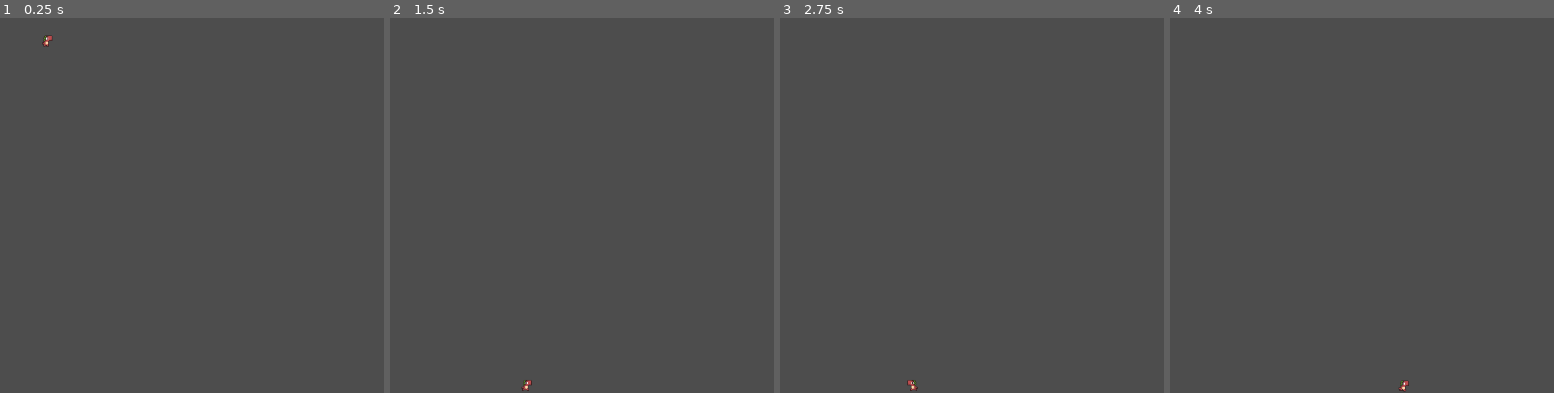
Above: before the commit, frames 1-4 (left to right).
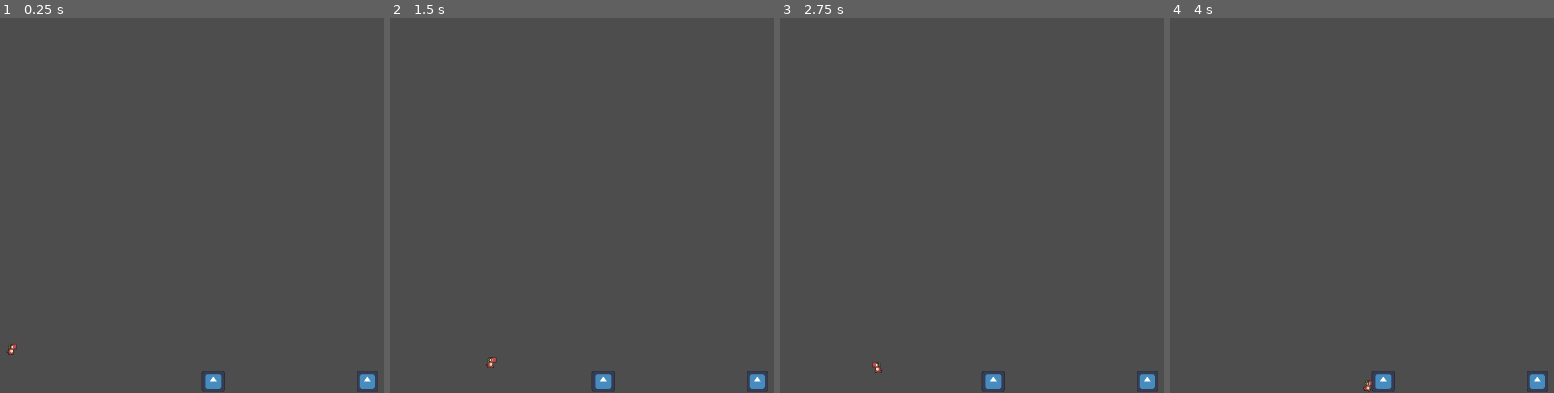
Above: after the commit, the same moments.

Repository: Chvrd0/Tricontinental-CC5408
Game: Godot game, scene res://Portal/nivelPrueba/nivel.tscn
Same seed, same stepped clock (60 frames per second), same inputs: the game is played once before the commit and once after it. The engine's default icon, where the game draws it, is replaced by a stand-in: a white triangle on a blue panel in a dark square.
Inputs:
- Up to frame 1 (0.25 s): no input
- Up to frame 2 (1.5 s): hold D (move_right) from 0.53 s (still down); tap Space (jump) at 0.6, 0.77, 1.07, 1.35 s; tap Enter at 1.25 s
- Up to frame 3 (2.75 s): tap Space (jump) at 1.52, 1.82, 2, 2.1 s; release D (move_right) at 2.03 s; hold A (move_left) from 2.03 s (still down)
- Up to frame 4 (4 s): release A (move_left) at 2.78 s; hold D (move_right) from 2.78 s (still down); tap Space (jump) at 2.85, 3.02, 3.32, 3.6, 3.77 s; tap Enter at 3.5 s

The runs differ from the first frame. In frame 1, 0.5% of the frame differs, in the area x 1-99%, y 4-100%; in frame 2, 0.5%; in frame 3, 0.5%; in frame 4, 0.5%.

Commit message:
Feat: Creacion de nodo Portal de Salida

Diff:
--- a/portales/Player/player.tscn
+++ b/portales/Player/player.tscn
@@ -1,9 +1,48 @@
-[gd_scene load_steps=17 format=3 uid="uid://cde78dlgk1acq"]
+[gd_scene load_steps=18 format=3 uid="uid://cde78dlgk1acq"]
 
 [ext_resource type="Script" uid="uid://u2mcj52ixqjs" path="res://Player/player.gd" id="1_4ntmi"]
 [ext_resource type="Texture2D" uid="uid://d3jraieq2cpdr" path="res://sprites/female/mort/base/idle.png" id="2_btcbx"]
 [ext_resource type="Texture2D" uid="uid://bj5uppgthqr12" path="res://sprites/female/mort/base/move.png" id="3_btcbx"]
 [ext_resource type="Texture2D" uid="uid://cqm0kj8rhjexy" path="res://sprites/female/mort/base/jump.png" id="4_gwnis"]
+
+[sub_resource type="Animation" id="Animation_k53q1"]
+length = 0.001
+tracks/0/type = "value"
+tracks/0/imported = false
+tracks/0/enabled = true
+tracks/0/path = NodePath("pivot/Sprite2D:frame_coords")
+tracks/0/interp = 1
+tracks/0/loop_wrap = true
+tracks/0/keys = {
+"times": PackedFloat32Array(0),
+"transitions": PackedFloat32Array(1),
+"update": 1,
+"values": [Vector2i(0, 0)]
+}
+tracks/1/type = "value"
+tracks/1/imported = false
+tracks/1/enabled = true
+tracks/1/path = NodePath("pivot/Sprite2D:texture")
+tracks/1/interp = 1
+tracks/1/loop_wrap = true
+tracks/1/keys = {
+"times": PackedFloat32Array(0),
+"transitions": PackedFloat32Array(1),
+"update": 1,
+"values": [ExtResource("2_btcbx")]
+}
+tracks/2/type = "value"
+tracks/2/imported = false
+tracks/2/enabled = true
+tracks/2/path = NodePath("pivot/Sprite2D:hframes")
+tracks/2/interp = 1
+tracks/2/loop_wrap = true
+tracks/2/keys = {
+"times": PackedFloat32Array(0),
+"transitions": PackedFloat32Array(1),
+"update": 1,
+"values": [6]
+}
 
 [sub_resource type="Animation" id="Animation_gwnis"]
 resource_name = "idle"
@@ -47,43 +86,45 @@
 "values": [3]
 }
 
-[sub_resource type="Animation" id="Animation_k53q1"]
-length = 0.001
-tracks/0/type = "value"
-tracks/0/imported = false
-tracks/0/enabled = true
-tracks/0/path = NodePath("pivot/Sprite2D:frame_coords")
-tracks/0/interp = 1
-tracks/0/loop_wrap = true
-tracks/0/keys = {
-"times": PackedFloat32Array(0),
-"transitions": PackedFloat32Array(1),
-"update": 1,
-"values": [Vector2i(0, 0)]
-}
-tracks/1/type = "value"
-tracks/1/imported = false
-tracks/1/enabled = true
-tracks/1/path = NodePath("pivot/Sprite2D:texture")
-tracks/1/interp = 1
-tracks/1/loop_wrap = true
-tracks/1/keys = {
-"times": PackedFloat32Array(0),
-"transitions": PackedFloat32Array(1),
-"update": 1,
-"values": [ExtResource("2_btcbx")]
-}
-tracks/2/type = "value"
-tracks/2/imported = false
-tracks/2/enabled = true
-tracks/2/path = NodePath("pivot/Sprite2D:hframes")
-tracks/2/interp = 1
-tracks/2/loop_wrap = true
-tracks/2/keys = {
-"times": PackedFloat32Array(0),
-"transitions": PackedFloat32Array(1),
-"update": 1,
-"values": [6]
+[sub_resource type="Animation" id="Animation_vtle1"]
+resource_name = "jump"
+length = 2.0
+step = 0.3
+tracks/0/type = "value"
+tracks/0/imported = false
+tracks/0/enabled = true
+tracks/0/path = NodePath("pivot/Sprite2D:texture")
+tracks/0/interp = 1
+tracks/0/loop_wrap = true
+tracks/0/keys = {
+"times": PackedFloat32Array(0),
+"transitions": PackedFloat32Array(1),
+"update": 1,
+"values": [ExtResource("4_gwnis")]
+}
+tracks/1/type = "value"
+tracks/1/imported = false
+tracks/1/enabled = true
+tracks/1/path = NodePath("pivot/Sprite2D:hframes")
+tracks/1/interp = 1
+tracks/1/loop_wrap = true
+tracks/1/keys = {
+"times": PackedFloat32Array(0),
+"transitions": PackedFloat32Array(1),
+"update": 1,
+"values": [4]
+}
+tracks/2/type = "value"
+tracks/2/imported = false
+tracks/2/enabled = true
+tracks/2/path = NodePath("pivot/Sprite2D:frame_coords")
+tracks/2/interp = 1
+tracks/2/loop_wrap = true
+tracks/2/keys = {
+"times": PackedFloat32Array(0, 0.3, 0.6),
+"transitions": PackedFloat32Array(1, 1, 1),
+"update": 1,
+"values": [Vector2i(0, 0), Vector2i(1, 0), Vector2i(2, 0)]
 }
 
 [sub_resource type="Animation" id="Animation_fhl08"]
@@ -126,47 +167,6 @@
 "transitions": PackedFloat32Array(1, 1, 1, 1, 1, 1),
 "update": 1,
 "values": [Vector2i(0, 0), Vector2i(1, 0), Vector2i(2, 0), Vector2i(3, 0), Vector2i(4, 0), Vector2i(5, 0)]
-}
-
-[sub_resource type="Animation" id="Animation_vtle1"]
-resource_name = "jump"
-length = 2.0
-step = 0.3
-tracks/0/type = "value"
-tracks/0/imported = false
-tracks/0/enabled = true
-tracks/0/path = NodePath("pivot/Sprite2D:texture")
-tracks/0/interp = 1
-tracks/0/loop_wrap = true
-tracks/0/keys = {
-"times": PackedFloat32Array(0),
-"transitions": PackedFloat32Array(1),
-"update": 1,
-"values": [ExtResource("4_gwnis")]
-}
-tracks/1/type = "value"
-tracks/1/imported = false
-tracks/1/enabled = true
-tracks/1/path = NodePath("pivot/Sprite2D:hframes")
-tracks/1/interp = 1
-tracks/1/loop_wrap = true
-tracks/1/keys = {
-"times": PackedFloat32Array(0),
-"transitions": PackedFloat32Array(1),
-"update": 1,
-"values": [4]
-}
-tracks/2/type = "value"
-tracks/2/imported = false
-tracks/2/enabled = true
-tracks/2/path = NodePath("pivot/Sprite2D:frame_coords")
-tracks/2/interp = 1
-tracks/2/loop_wrap = true
-tracks/2/keys = {
-"times": PackedFloat32Array(0, 0.3, 0.6),
-"transitions": PackedFloat32Array(1, 1, 1),
-"update": 1,
-"values": [Vector2i(0, 0), Vector2i(1, 0), Vector2i(2, 0)]
 }
 
 [sub_resource type="AnimationLibrary" id="AnimationLibrary_vtle1"]
@@ -202,6 +202,9 @@
 radius = 7.0
 height = 18.0
 
+[sub_resource type="RectangleShape2D" id="RectangleShape2D_gwnis"]
+size = Vector2(4, 9)
+
 [node name="Player" type="CharacterBody2D"]
 script = ExtResource("1_4ntmi")
 
@@ -224,3 +227,9 @@
 texture_filter = 1
 texture = ExtResource("2_btcbx")
 hframes = 6
+
+[node name="hitboxPortal" type="Area2D" parent="."]
+
+[node name="CollisionShape2D" type="CollisionShape2D" parent="hitboxPortal"]
+position = Vector2(0, 4.5)
+shape = SubResource("RectangleShape2D_gwnis")
--- a/portales/Portal/Nodo/portal.tscn
+++ b/portales/Portal/Nodo/portal.tscn
@@ -4,20 +4,20 @@
 [ext_resource type="Texture2D" uid="uid://bhr7sic523hxc" path="res://icon.svg" id="2_ylrkh"]
 
 [sub_resource type="RectangleShape2D" id="RectangleShape2D_hgvv3"]
-size = Vector2(10, 41.25)
+size = Vector2(6, 15)
 
-[node name="Portal" type="Node2D"]
-position = Vector2(4, 4)
+[node name="Portal" type="Node2D" groups=["portalEntrada"]]
 script = ExtResource("1_8rctx")
 metadata/_edit_group_ = true
 
 [node name="Sprite2D" type="Sprite2D" parent="."]
-position = Vector2(-4, -4)
+position = Vector2(9.536743e-07, 9.536743e-07)
+scale = Vector2(0.261, 0.242)
 texture = ExtResource("2_ylrkh")
 
 [node name="Area2D" type="Area2D" parent="."]
 
 [node name="CollisionShape2D" type="CollisionShape2D" parent="Area2D"]
-position = Vector2(-4, 39.625)
+position = Vector2(0, 7.5)
 shape = SubResource("RectangleShape2D_hgvv3")
 debug_color = Color(0.16234034, 0.64468575, 0, 0.41960785)
--- /dev/null
+++ b/portales/Portal/Nodo/portalSalida.tscn
@@ -0,0 +1,21 @@
+[gd_scene load_steps=4 format=3 uid="uid://ccnqpatetrj6x"]
+
+[ext_resource type="Script" uid="uid://badq3qn4macuc" path="res://Portal/Script/portal_salida.gd" id="1_bo5ia"]
+[ext_resource type="Texture2D" uid="uid://bhr7sic523hxc" path="res://icon.svg" id="1_cdewl"]
+
+[sub_resource type="RectangleShape2D" id="RectangleShape2D_bo5ia"]
+size = Vector2(5, 15)
+
+[node name="PortalSalida" type="Node2D" groups=["portalSalida"]]
+script = ExtResource("1_bo5ia")
+
+[node name="Sprite2D" type="Sprite2D" parent="."]
+scale = Vector2(0.242, 0.242)
+texture = ExtResource("1_cdewl")
+
+[node name="Area2D" type="Area2D" parent="."]
+
+[node name="CollisionShape2D" type="CollisionShape2D" parent="Area2D"]
+position = Vector2(0, 7.5)
+shape = SubResource("RectangleShape2D_bo5ia")
+debug_color = Color(0.9125069, 9.722412e-05, 0.72473234, 0.41960785)
--- a/portales/Portal/Script/portal.gd
+++ b/portales/Portal/Script/portal.gd
@@ -1 +1,4 @@
 extends Node2D
+
+func _ready() -> void:
+	print(get_tree().get_nodes_in_group("portalSalida").size())
--- /dev/null
+++ b/portales/Portal/Script/portal_salida.gd
@@ -0,0 +1,4 @@
+extends Node2D
+
+func _ready() -> void:
+	print(get_tree().get_nodes_in_group("portalEntrada").size())
--- a/portales/Portal/nivelPrueba/nivel.tscn
+++ b/portales/Portal/nivelPrueba/nivel.tscn
@@ -1,6 +1,8 @@
-[gd_scene load_steps=4 format=3 uid="uid://ckbv7up2dhrsl"]
+[gd_scene load_steps=6 format=3 uid="uid://ckbv7up2dhrsl"]
 
 [ext_resource type="PackedScene" uid="uid://cde78dlgk1acq" path="res://Player/player.tscn" id="1_mdr75"]
+[ext_resource type="PackedScene" uid="uid://6xasnqsryygo" path="res://Portal/Nodo/portal.tscn" id="2_0ok0r"]
+[ext_resource type="PackedScene" uid="uid://ccnqpatetrj6x" path="res://Portal/Nodo/portalSalida.tscn" id="3_xbsqi"]
 
 [sub_resource type="WorldBoundaryShape2D" id="WorldBoundaryShape2D_s3x4c"]
 
@@ -22,4 +24,10 @@
 shape = SubResource("WorldBoundaryShape2D_mdr75")
 
 [node name="Player" parent="." instance=ExtResource("1_mdr75")]
-position = Vector2(81, 124)
+position = Vector2(30, 569)
+
+[node name="Portal" parent="." instance=ExtResource("2_0ok0r")]
+position = Vector2(322, 631)
+
+[node name="PortalSalida" parent="." instance=ExtResource("3_xbsqi")]
+position = Vector2(544, 631)
--- a/portales/project.godot
+++ b/portales/project.godot
@@ -12,8 +12,13 @@
 
 config/name="PORTALES"
 run/main_scene="uid://ckbv7up2dhrsl"
-config/features=PackedStringArray("4.4", "Forward Plus")
+config/features=PackedStringArray("4.5", "Forward Plus")
 config/icon="res://icon.svg"
+
+[global_group]
+
+portalEntrada=""
+portalSalida=""
 
 [input]
 
Not shown, added: portales/Portal/Script/portal_salida.gd.uid
Not shown, changed: portales/icon.svg.import
Not shown, changed: portales/sprites/female/cole/base/avoid.png.import
Not shown, changed: portales/sprites/female/cole/base/bite.png.import
Not shown, changed: portales/sprites/female/cole/base/dash.png.import
Not shown, changed: portales/sprites/female/cole/base/dead.png.import
Not shown, changed: portales/sprites/female/cole/base/hurt.png.import
Not shown, changed: portales/sprites/female/cole/base/idle.png.import
Not shown, changed: portales/sprites/female/cole/base/jump.png.import
Not shown, changed: portales/sprites/female/cole/base/kick.png.import
Not shown, changed: portales/sprites/female/cole/base/move.png.import
Not shown, changed: portales/sprites/female/cole/base/scan.png.import
(and 330 more such lines)
